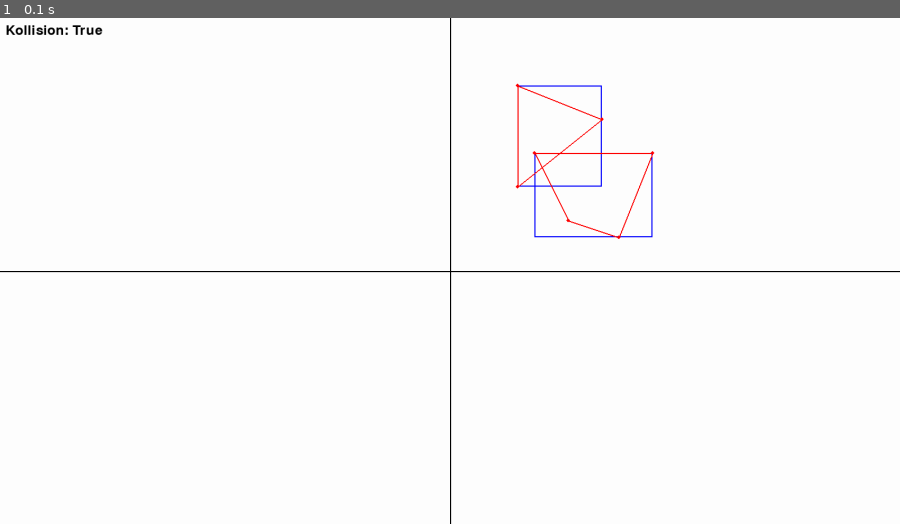
Above: before the commit, frame 1.
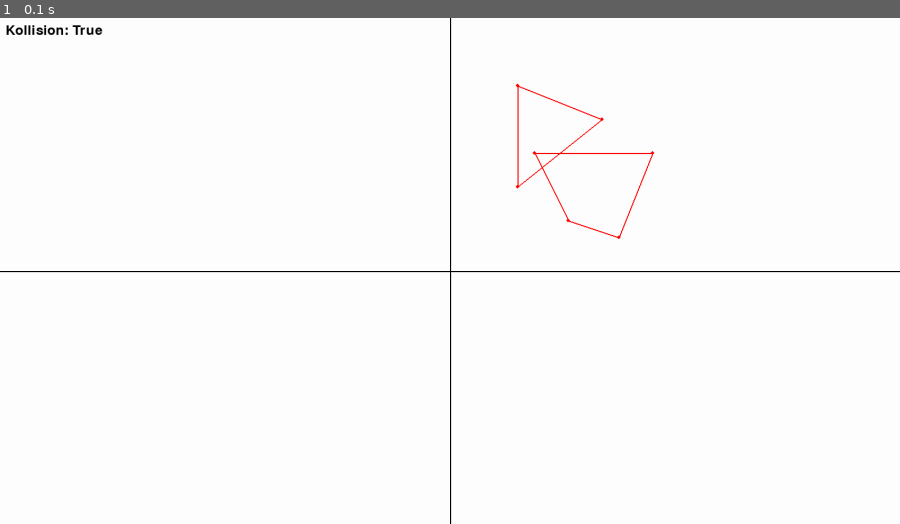
Above: after the commit, the same moment.

Repository: Ag-chr/GJK_SOP
Game: pygame game, started from main.py
The game is run twice, just before and just after one commit, with the same random seed, the same clock (stepped at 60 frames per second) and the same inputs.
Inputs:
- Up to frame 1 (0.1 s): no input

The runs differ from the first frame. In frame 1, 0.2% of the frame differs, in the area x 57-73%, y 13-44%.

Commit message:
Lavet AABB kollision bedre

Diff:
--- a/figurer.py
+++ b/figurer.py
@@ -82,7 +82,7 @@
         sorteretPunkter = sorted(self.punkter, key=vinkel_fra_midten, reverse=True)
         return sorteretPunkter
 
-    def get_rect(self):
+    def få_min_max(self):
         x_max = 0
         x_min = math.inf
         y_max = 0
@@ -94,7 +94,7 @@
             if y > y_max: y_max = y
             if y < y_min: y_min = y
 
-        return (x_min, y_min, x_max - x_min, y_max - y_min)
+        return Punkt(x_min, y_min), Punkt(x_max, y_max)
 
 
 class Simplex:
--- a/kollision.py
+++ b/kollision.py
@@ -26,21 +26,18 @@
             if simplex.indeholder(Punkt(0,0), r):
                 return True
 
+def tjekKollisionAABB(figur1: Figur, figur2: Figur) -> bool:
+    min1, max1 = figur1.få_min_max()
+    min2, max2 = figur2.få_min_max()
 
-def tjekKollisionAABB(figur1: Figur, figur2: Figur, canvas) -> bool:
-    rect1 = figur1.get_rect()
-    x1, y1, bredde1, højde1 = rect1
-    pygame.draw.rect(canvas, (0, 0, 255), rect1, 2)
+    d1x = min2.x - max1.x
+    d1y = min2.y - max1.y
+    d2x = min1.x - max2.x
+    d2y = min1.y - max2.y
 
+    if d1x > 0 or d1y > 0:
+        return False
+    if d2x > 0 or d2y > 0:
+        return False
 
-    rect2 = figur2.get_rect()
-    x2, y2, bredde2, højde2 = rect2
-    pygame.draw.rect(canvas, (0,0,255), rect2, 2)
-
-    if (x1 < x2 + bredde2 and
-        x1 + bredde1 > x2 and
-        y1 < y2 + højde2 and
-        y1 + højde1 > y2):
-        return True
-    else:
-        return False
+    return True
--- a/main.py
+++ b/main.py
@@ -104,7 +104,7 @@
                 figur1 = figurer[i]
                 figur2 = figurer[j]
 
-                if tjekKollisionAABB(figur1, figur2, canvas):
+                if tjekKollisionAABB(figur1, figur2):
                     kollision = True
                     figur1.tegn(canvas, (255, 0, 0))
                     figur2.tegn(canvas, (255, 0, 0))
